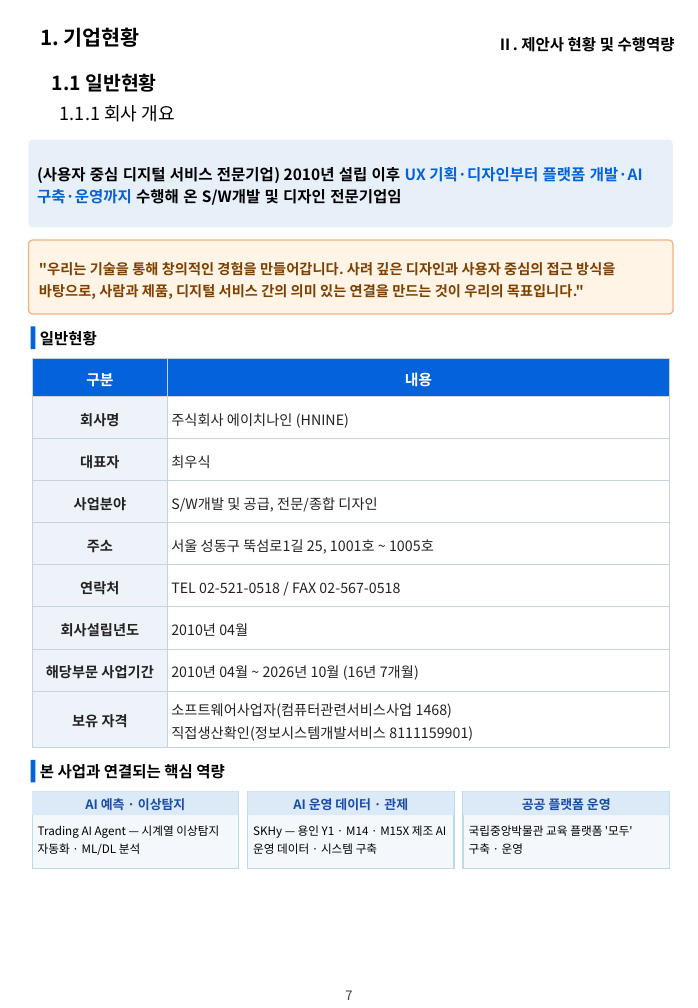
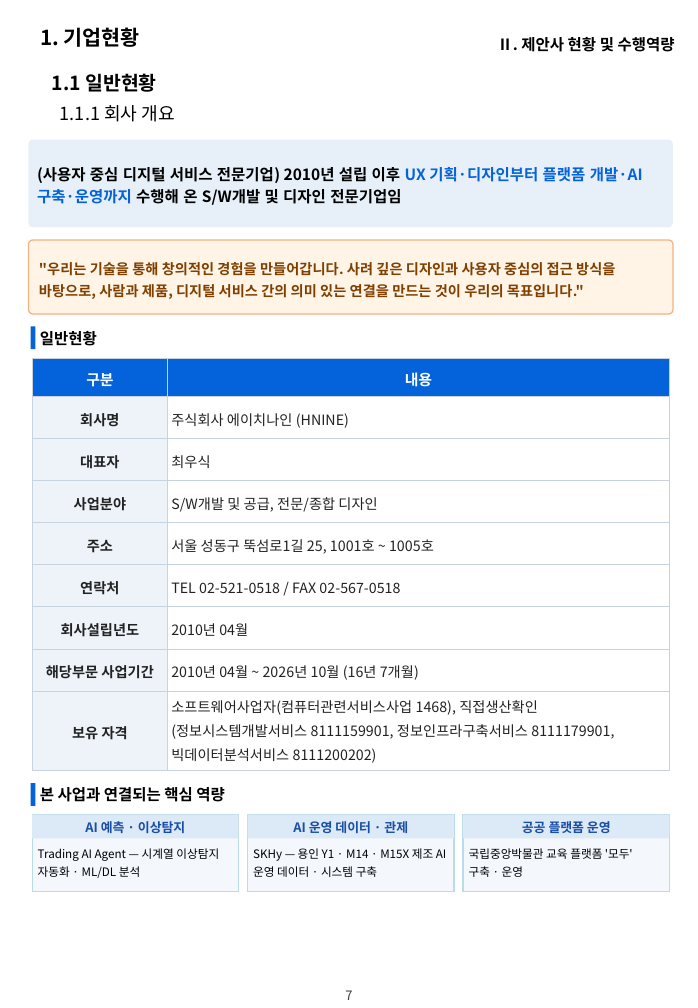
Before and after one commit to hwangsteeve-tech/hbjw, a slide deck: slide 7 of proposals/2026-11_dsit-parking-ai/dsit_proposal.pptx. Drawn at 698x1008 pixels with LibreOffice and Linux fonts; fonts in the diff are those of the drawing; background and template pictures are left out. Boxes give left, top, right and bottom in pixels: in the first picture for what was removed or moved away, otherwise in the second. Text is boxed around its words. In the diff, an @@ line names an element or a change of style, - is before the commit and + after.

```diff
--- a/proposals/2026-11_dsit-parking-ai/dsit_proposal.pptx
+++ b/proposals/2026-11_dsit-parking-ai/dsit_proposal.pptx
@@ table at (33,358,669,767) @@
-row 9, column 2: 소프트웨어사업자(컴퓨터관련서비스사업 1468) 직접생산확인(정보시스템개발서비스 8111159901)
+row 9, column 2: 소프트웨어사업자(컴퓨터관련서비스사업 1468), 직접생산확인(정보시스템개발서비스 8111159901, 정보인프라구축서비스 8111179901, 빅데이터분석서비스 8111200202)
@@ 7 rectangles, 4 texts: place and size @@
-7 rectangles, 4 texts at (31,760,670,868)
+7 rectangles, 4 texts at (31,784,670,893)
```
Also in this commit, not shown: 1 other file.
